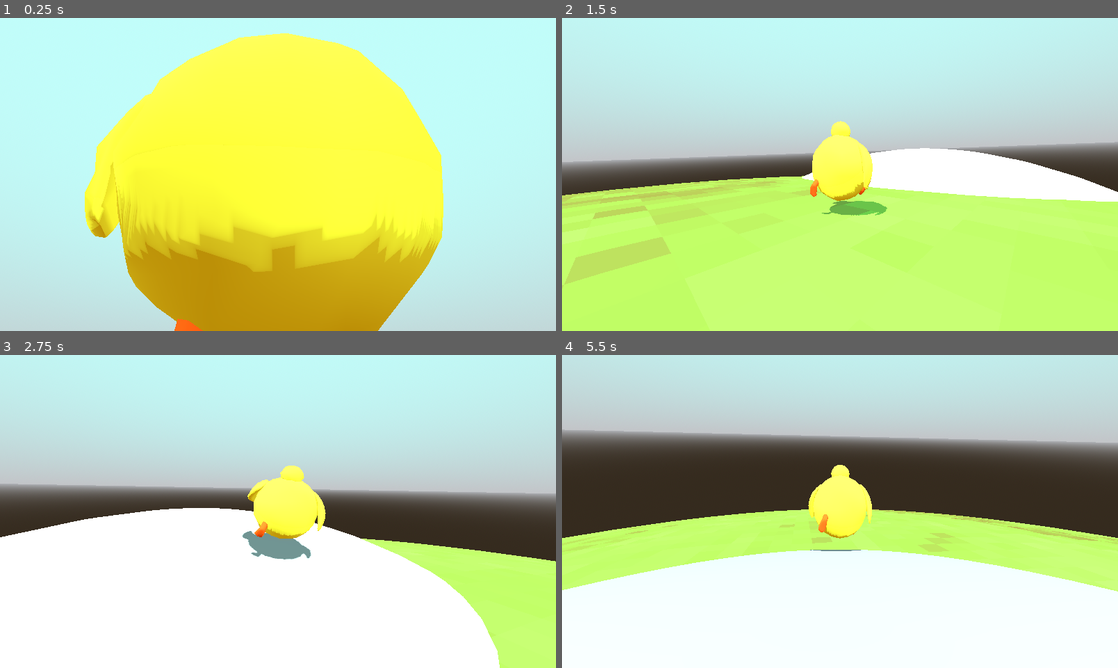
Above: before the commit, frames 1-4 (two rows, left to right).
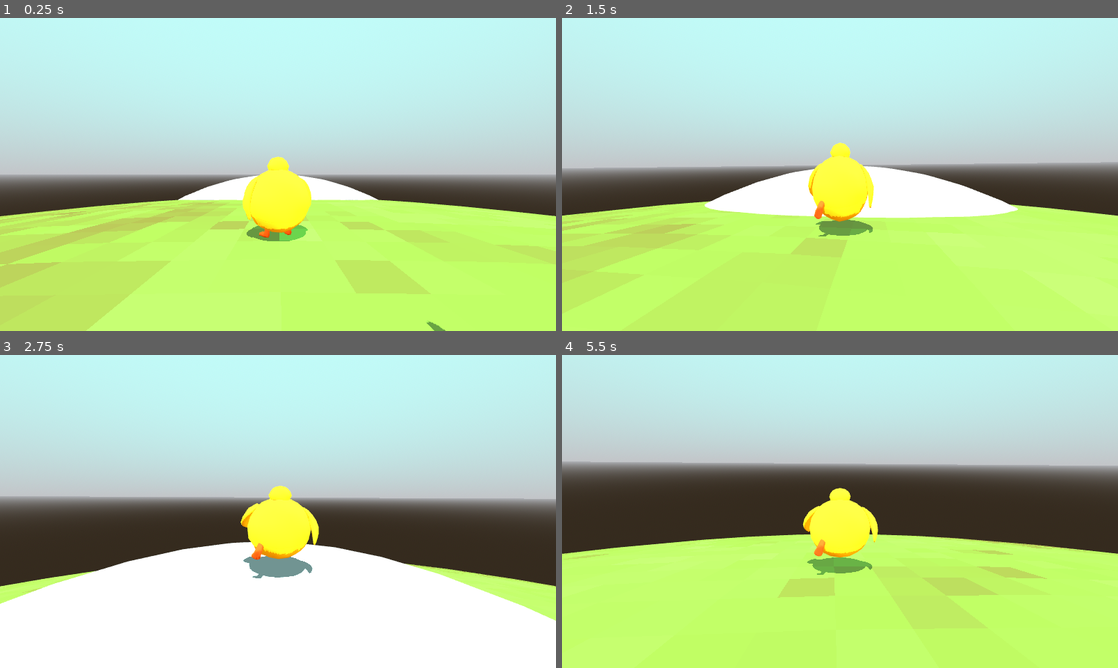
Above: after the commit, the same moments.

Repository: melonboyo/munch-planet
Game: Godot game, scene res://TEST.tscn
Two runs of this game, one before a commit and one after it. Both use one fixed random seed, a clock stepped at 60 frames per second and the inputs below.
Inputs (mouse positions are in pixels of both pictures, inside the frame that each line leads up to):
- Up to frame 1 (0.25 s): no input
- Up to frame 2 (1.5 s): move the mouse to (867, 174) at 0.52 s; hold W (move_up) from 0.53 s (still down); click (867, 174) at 0.67 s; move the mouse to (812, 174) at 1.27 s; click (812, 174) at 1.42 s
- Up to frame 3 (2.75 s): keep holding W (move_up); move the mouse to (289, 505) at 2.02 s; click (289, 505) at 2.17 s
- Up to frame 4 (5.5 s): keep holding W (move_up); move the mouse to (834, 517) at 2.77 s; click (834, 517) at 2.92 s; move the mouse to (878, 514) at 3.52 s; click (878, 514) at 3.67 s; move the mouse to (795, 508) at 4.27 s; click (795, 508) at 4.42 s; move the mouse to (845, 511) at 5.02 s; click (845, 511) at 5.17 s

The runs differ from the first frame. In frame 1, 76% of the frame differs, in the area x 0-100%, y 4-100%; in frame 2, 20%; in frame 3, 21%; in frame 4, 55%.

Commit message:
Modelled a munchme and made him jiggle

Diff:
--- a/Muncher/Camera.gd
+++ b/Muncher/Camera.gd
@@ -11,7 +11,7 @@
 @export_range(0.0, 1.0) var look_input_deadzone: float = 0.1
 
 var focus_point: Vector3
-var orbit_angles: Vector2 = Vector2(45.0, 0.0):
+var orbit_angles: Vector2 = Vector2(0.0, 0.0):
 	set(value):
 		orbit_angles = value
 		orbit_angles.x = clamp(orbit_angles.x, max_vertical_angle, min_vertical_angle)
@@ -45,7 +45,7 @@
 	up_axis = focus.global_position.normalized()
 	rotation_degrees = Vector3(orbit_angles.x, orbit_angles.y, 0.0)
 	orbit_rotation = Quaternion.from_euler(Vector3(deg_to_rad(orbit_angles.x), deg_to_rad(orbit_angles.y), 0.0))
-	focus_point = focus.global_position + up_axis * 1.2
+	focus_point = focus.global_position + up_axis * 1.8
 
 	gravity_alignment = from_to_rotation(Vector3.UP, up_axis) * gravity_alignment
 	var look_rotation: Quaternion = gravity_alignment * orbit_rotation
@@ -56,17 +56,17 @@
 func _unhandled_input(event):
 	if event is InputEventMouseMotion:
 		if not invert_look_x:
-			input.x += event.relative.y
+			input.x += event.relative.y * 0.2
 		else:
-			input.x += -event.relative.y
+			input.x += -event.relative.y * 0.2
 		if not invert_look_y:
-			input.y += event.relative.x
+			input.y += event.relative.x * 0.2
 		else:
-			input.y += -event.relative.x
+			input.y += -event.relative.x * 0.2
 
 
 func _physics_process(delta):
-	focus_point = focus.global_position + up_axis * 1.2
+	focus_point = focus.global_position + up_axis * 1.8
 	up_axis = focus_point.normalized()
 
 	# Update gravity alignment
--- a/Muncher/Player.gd
+++ b/Muncher/Player.gd
@@ -66,7 +66,7 @@
 		# Stick to floor
 		gravity_velocity = -floor_normal * 2.8
 	else:
-		floor_normal = up_direction
+#		floor_normal = up_direction
 		steps_since_grounded += 1
 		gravity_velocity += -up_direction * gravity * delta
 
--- a/Muncher/muncher_camera.tscn
+++ b/Muncher/muncher_camera.tscn
@@ -8,7 +8,7 @@
 [node name="CameraPivot" type="Node3D"]
 script = ExtResource("1_sofu5")
 focus_path = NodePath("../Muncher")
-min_vertical_angle = 20.0
+min_vertical_angle = -2.0
 max_vertical_angle = 89.0
 up_alignment_speed = 10.0
 
--- a/Muncher/muncher_model.gd
+++ b/Muncher/muncher_model.gd
@@ -11,6 +11,7 @@
 		var count = anim_track.get_track_count() # get number of tracks (bones in your case)
 		for i in count:
 			anim_track.track_set_interpolation_type(i, 0) # change interpolation mode for every track
+#			print(anim_track.track_get_interpolation_type(i))
 #	var anim_track_1 = anim.get_animation("Run") # get the Animation that you are interested in (change "default" to your Animation's name)
 
 #		print(anim_track_1.track_get_interpolation_type(i))
--- a/Muncher/muncher_model.tscn
+++ b/Muncher/muncher_model.tscn
@@ -1,9 +1,9 @@
-[gd_scene load_steps=11 format=3 uid="uid://byqxhfjpv5fey"]
+[gd_scene load_steps=12 format=3 uid="uid://byqxhfjpv5fey"]
 
 [ext_resource type="PackedScene" uid="uid://bofgx4ionr17s" path="res://models/muncher_test.gltf" id="1_3g22p"]
 [ext_resource type="Script" path="res://Muncher/muncher_model.gd" id="2_yv0yo"]
 [ext_resource type="Texture2D" uid="uid://uyff5plgwxle" path="res://models/textures/FaceTexture.png" id="3_eits6"]
-[ext_resource type="Shader" uid="uid://dh5xnuin5gmjj" path="res://Muncher/muncher_head.tres" id="3_s2fbg"]
+[ext_resource type="Shader" uid="uid://dh5xnuin5gmjj" path="res://Shaders/MuncherShader.tres" id="3_pvpmu"]
 
 [sub_resource type="Gradient" id="Gradient_j6y4m"]
 
@@ -18,12 +18,12 @@
 
 [sub_resource type="ShaderMaterial" id="ShaderMaterial_rhw1q"]
 render_priority = 0
-shader = ExtResource("3_s2fbg")
+shader = ExtResource("3_pvpmu")
 shader_parameter/VertexVariationDisplacement = 0.06
 shader_parameter/VertexVariationFrequency = 0.785
 shader_parameter/NumberOfVertexVariations = 5
 shader_parameter/RandomPrimeSeed = 5393
-shader_parameter/Albedo = Color(0.803922, 0.941176, 0.305882, 1)
+shader_parameter/Albedo = Color(0.94902, 0.890196, 0.215686, 1)
 shader_parameter/Roughness = 1.0
 shader_parameter/Specular = 0.152
 shader_parameter/LightBlendColor = Color(1, 0.735861, 0.618202, 1)
@@ -31,13 +31,16 @@
 shader_parameter/VertexVariationNoise = SubResource("NoiseTexture2D_gq7rm")
 shader_parameter/FaceTexture = ExtResource("3_eits6")
 
+[sub_resource type="ShaderMaterial" id="ShaderMaterial_0nvi5"]
+
 [sub_resource type="NoiseTexture2D" id="NoiseTexture2D_8yt8x"]
 color_ramp = SubResource("Gradient_j6y4m")
 noise = SubResource("FastNoiseLite_5y2og")
 
 [sub_resource type="ShaderMaterial" id="ShaderMaterial_m1076"]
 render_priority = 0
-shader = ExtResource("3_s2fbg")
+next_pass = SubResource("ShaderMaterial_0nvi5")
+shader = ExtResource("3_pvpmu")
 shader_parameter/VertexVariationDisplacement = 0.04
 shader_parameter/VertexVariationFrequency = 0.785
 shader_parameter/NumberOfVertexVariations = 5
--- /dev/null
+++ b/Munchme/Munchme.tscn
@@ -0,0 +1,8 @@
+[gd_scene load_steps=2 format=3 uid="uid://c6er7j0s48ko1"]
+
+[ext_resource type="PackedScene" uid="uid://bbqfs20tqvvea" path="res://Munchme/munchme_1.tscn" id="1_12xms"]
+
+[node name="Munchme" type="Node3D"]
+
+[node name="munchme1" parent="." instance=ExtResource("1_12xms")]
+transform = Transform3D(0.263472, 0, 0, 0, 0.263472, 0, 0, 0, 0.263472, 0, 0, 0)
--- /dev/null
+++ b/Munchme/munchme.gd
@@ -0,0 +1,15 @@
+extends Resource
+class_name MunchmeResource
+
+
+enum Mood {
+	Sad,
+	Happy,
+	Angry,
+	Bored,
+}
+
+
+@export var max_health: int = 100
+
+var health = max_health
--- /dev/null
+++ b/Munchme/munchme_1.tscn
@@ -0,0 +1,68 @@
+[gd_scene load_steps=8 format=3 uid="uid://bbqfs20tqvvea"]
+
+[ext_resource type="PackedScene" uid="uid://dqxm2xdjytd3v" path="res://models/munchmes/munchme1.gltf" id="1_vlt5c"]
+[ext_resource type="Script" path="res://Muncher/muncher_model.gd" id="2_1tp24"]
+[ext_resource type="Shader" uid="uid://dh5xnuin5gmjj" path="res://Shaders/MuncherShader.tres" id="3_itquw"]
+[ext_resource type="Texture2D" uid="uid://ks2xnrmraktq" path="res://Munchme/Faces/face1.png" id="4_0el4i"]
+
+[sub_resource type="FastNoiseLite" id="FastNoiseLite_bj2xq"]
+frequency = 0.0265
+
+[sub_resource type="NoiseTexture2D" id="NoiseTexture2D_263ks"]
+width = 128
+height = 128
+in_3d_space = true
+seamless = true
+seamless_blend_skirt = 0.4
+noise = SubResource("FastNoiseLite_bj2xq")
+
+[sub_resource type="ShaderMaterial" id="ShaderMaterial_0a2el"]
+render_priority = 0
+shader = ExtResource("3_itquw")
+shader_parameter/VertexVariationDisplacement = 0.05
+shader_parameter/VertexVariationFrequency = 2.355
+shader_parameter/NumberOfVertexVariations = 5
+shader_parameter/RandomPrimeSeed = 5393
+shader_parameter/Albedo = Color(0.815686, 0.219608, 0.278431, 1)
+shader_parameter/Roughness = 0.805
+shader_parameter/Specular = 0.26
+shader_parameter/LightBlendColor = Color(1, 0.735861, 0.618202, 1)
+shader_parameter/LightBlendColor2 = Color(0.381338, 0.121407, 0.069228, 1)
+shader_parameter/VertexVariationNoise = SubResource("NoiseTexture2D_263ks")
+
+[node name="munchme1" instance=ExtResource("1_vlt5c")]
+script = ExtResource("2_1tp24")
+
+[node name="Skeleton3D" parent="Armature" index="0"]
+bones/0/rotation = Quaternion(0, 1, 0, -1.94707e-07)
+bones/7/rotation = Quaternion(-1.96089e-07, -1.58491e-07, -0.854972, 0.518673)
+bones/7/scale = Vector3(1.03093, 0.940901, 1.03093)
+bones/8/position = Vector3(1.29052, 0.141607, 1.26861e-07)
+bones/9/rotation = Quaternion(-1.98885e-07, 1.03091e-07, 0.847099, 0.531435)
+bones/9/scale = Vector3(1.05845, 0.892608, 1.05845)
+bones/10/position = Vector3(-1.27246, 0.168691, -3.15354e-08)
+bones/11/rotation = Quaternion(-0.00354617, 0.00850504, 0.990794, -0.135063)
+bones/11/scale = Vector3(0.920832, 1.17934, 0.920832)
+bones/12/position = Vector3(0.749501, -0.809503, 0.0288903)
+bones/13/rotation = Quaternion(0.00354615, 0.00850502, 0.990794, 0.135063)
+bones/13/scale = Vector3(0.920833, 1.17934, 0.920832)
+bones/14/position = Vector3(-0.749501, -0.809503, 0.0288902)
+
+[node name="Body" parent="Armature/Skeleton3D" index="0"]
+transform = Transform3D(1.68103, 0, 0, 0, 1.68103, 0, 0, 0, 1.68103, 0, 0, 0)
+surface_material_override/0 = SubResource("ShaderMaterial_0a2el")
+
+[node name="BoneAttachment3D" type="BoneAttachment3D" parent="Armature/Skeleton3D" index="1"]
+transform = Transform3D(-1, 2.65326e-08, -5.99044e-07, -2.23345e-08, 0.996679, 0.081428, 5.99215e-07, 0.081428, -0.996679, 0, 0.694883, 0)
+bone_name = "Head"
+bone_idx = 2
+
+[node name="Sprite3D" type="Sprite3D" parent="Armature/Skeleton3D/BoneAttachment3D" index="0"]
+transform = Transform3D(1, -2.19991e-07, 3.14768e-08, 2.16346e-07, 0.931323, -0.364194, 5.08041e-08, 0.364194, 0.931323, 4.71725e-07, 0.585745, -0.761518)
+pixel_size = 0.0371
+texture_filter = 0
+texture = ExtResource("4_0el4i")
+
+[node name="AnimationPlayer" parent="." index="1"]
+autoplay = "Wriggle"
+speed_scale = 4.0
--- a/Muncher/muncher_head.tres
+++ b/Shaders/MuncherShader.tres
@@ -444,7 +444,6 @@
 
 }
 "
-graph_offset = Vector2(-228.706, -83.5624)
 nodes/vertex/0/position = Vector2(840, 220)
 nodes/vertex/2/node = SubResource("VisualShaderNodeTexture2DParameter_tum66")
 nodes/vertex/2/position = Vector2(-1360, 1240)
@@ -490,7 +489,7 @@
 nodes/vertex/52/position = Vector2(-560, 980)
 nodes/vertex/56/node = SubResource("VisualShaderNodeIntParameter_roxrn")
 nodes/vertex/56/position = Vector2(-880, 320)
-nodes/vertex/connections = PackedInt32Array(2, 0, 3, 2, 10, 0, 11, 0, 7, 0, 17, 0, 22, 0, 11, 1, 11, 0, 0, 0, 18, 0, 14, 0, 36, 0, 17, 1, 39, 0, 3, 0, 40, 0, 14, 1, 37, 0, 41, 0, 44, 0, 45, 0, 45, 0, 46, 0, 46, 0, 47, 0, 14, 0, 22, 0, 17, 0, 50, 0, 50, 0, 37, 0, 51, 0, 37, 1, 51, 0, 45, 1, 47, 0, 22, 1, 3, 0, 52, 0, 52, 0, 47, 1, 41, 0, 44, 0, 56, 0, 44, 1)
+nodes/vertex/connections = PackedInt32Array(2, 0, 3, 2, 10, 0, 11, 0, 7, 0, 17, 0, 22, 0, 11, 1, 18, 0, 14, 0, 36, 0, 17, 1, 39, 0, 3, 0, 40, 0, 14, 1, 37, 0, 41, 0, 44, 0, 45, 0, 45, 0, 46, 0, 46, 0, 47, 0, 14, 0, 22, 0, 17, 0, 50, 0, 50, 0, 37, 0, 51, 0, 37, 1, 51, 0, 45, 1, 47, 0, 22, 1, 3, 0, 52, 0, 52, 0, 47, 1, 41, 0, 44, 0, 56, 0, 44, 1, 11, 0, 0, 0)
 nodes/fragment/2/node = SubResource("VisualShaderNodeColorParameter_hr4ay")
 nodes/fragment/2/position = Vector2(-840, 320)
 nodes/fragment/3/node = SubResource("VisualShaderNodeTexture2DParameter_ad0ho")
--- a/Muncher/ScreenShader.gdshader
+++ b/Shaders/ScreenShader.gdshader
@@ -16,8 +16,8 @@
 uniform bool color_use_laplace = false; // Sets color edges to use the laplace operator instead of sobel
 uniform bool use_bg_texture = false; // Sets shader to use render the BG behind the edges
 
-uniform sampler2D depth_texture : source_color, hint_depth_texture, repeat_disable, filter_linear_mipmap;
-uniform sampler2D screen_texture : source_color, hint_screen_texture, repeat_disable, filter_linear_mipmap;
+uniform sampler2D depth_texture : source_color, hint_depth_texture, repeat_disable, filter_linear;
+uniform sampler2D screen_texture : source_color, hint_screen_texture, repeat_disable, filter_linear;
 
 varying mat4 CAMERA;
 
--- /dev/null
+++ b/Shaders/WobbleShader.tres
@@ -0,0 +1,252 @@
+[gd_resource type="VisualShader" load_steps=23 format=3 uid="uid://xllo2c5lggvc"]
+
+[sub_resource type="VisualShaderNodeInput" id="VisualShaderNodeInput_nhjeo"]
+input_name = "vertex"
+
+[sub_resource type="VisualShaderNodeVectorOp" id="VisualShaderNodeVectorOp_s8201"]
+
+[sub_resource type="VisualShaderNodeVectorOp" id="VisualShaderNodeVectorOp_giw00"]
+operator = 2
+
+[sub_resource type="VisualShaderNodeFloatOp" id="VisualShaderNodeFloatOp_flbua"]
+operator = 2
+
+[sub_resource type="VisualShaderNodeInput" id="VisualShaderNodeInput_r4r4a"]
+input_name = "normal"
+
+[sub_resource type="VisualShaderNodeTexture2DParameter" id="VisualShaderNodeTexture2DParameter_tum66"]
+parameter_name = "VertexVariationNoise"
+texture_filter = 4
+texture_repeat = 1
+
+[sub_resource type="VisualShaderNodeVectorOp" id="VisualShaderNodeVectorOp_va47y"]
+operator = 2
+
+[sub_resource type="VisualShaderNodeTexture" id="VisualShaderNodeTexture_4bkfi"]
+output_port_for_preview = 0
+source = 5
+
+[sub_resource type="VisualShaderNodeFloatParameter" id="VisualShaderNodeFloatParameter_kbxd0"]
+parameter_name = "VertexVariationFrequency"
+hint = 1
+max = 3.0
+default_value_enabled = true
+default_value = 1.0
+
+[sub_resource type="VisualShaderNodeMultiplyAdd" id="VisualShaderNodeMultiplyAdd_ai4os"]
+default_input_values = [0, 0.0, 1, 7.0, 2, 0.0]
+
+[sub_resource type="VisualShaderNodeInput" id="VisualShaderNodeInput_mjsf7"]
+input_name = "normal"
+
+[sub_resource type="VisualShaderNodeFloatParameter" id="VisualShaderNodeFloatParameter_brh18"]
+parameter_name = "VertexVariationDisplacement"
+hint = 1
+max = 10.0
+default_value_enabled = true
+default_value = 0.2
+
+[sub_resource type="VisualShaderNodeFloatFunc" id="VisualShaderNodeFloatFunc_ficdo"]
+output_port_for_preview = 0
+function = 16
+
+[sub_resource type="VisualShaderNodeFloatOp" id="VisualShaderNodeFloatOp_mblcb"]
+default_input_values = [0, 0.0, 1, 5393.0]
+operator = 2
+
+[sub_resource type="VisualShaderNodeFloatOp" id="VisualShaderNodeFloatOp_xpqo4"]
+default_input_values = [0, 0.0, 1, 7.0]
+operator = 4
+
+[sub_resource type="VisualShaderNodeRemap" id="VisualShaderNodeRemap_07ypv"]
+output_port_for_preview = 0
+default_input_values = [1, 0.0, 2, 4.0, 3, 0.0, 4, 1.0]
+
+[sub_resource type="VisualShaderNodeFloatOp" id="VisualShaderNodeFloatOp_qlbai"]
+default_input_values = [0, 0.0, 1, 7741.0]
+operator = 2
+
+[sub_resource type="VisualShaderNodeFloatOp" id="VisualShaderNodeFloatOp_omipf"]
+default_input_values = [0, 0.0, 1, 1.0]
+operator = 4
+
+[sub_resource type="VisualShaderNodeIntParameter" id="VisualShaderNodeIntParameter_x46py"]
+parameter_name = "NumberOfVertexVariations"
+default_value_enabled = true
+default_value = 5
+
+[sub_resource type="VisualShaderNodeMultiplyAdd" id="VisualShaderNodeMultiplyAdd_u1kvw"]
+default_input_values = [0, 0.0, 1, 2.0, 2, -1.0]
+
+[sub_resource type="VisualShaderNodeIntParameter" id="VisualShaderNodeIntParameter_roxrn"]
+parameter_name = "RandomPrimeSeed"
+default_value_enabled = true
+default_value = 5393
+
+[sub_resource type="VisualShaderNodeInput" id="VisualShaderNodeInput_vbx5n"]
+input_name = "time"
+
+[resource]
+code = "shader_type spatial;
+render_mode blend_mix, depth_draw_opaque, cull_back, diffuse_lambert, specular_schlick_ggx;
+
+uniform float VertexVariationDisplacement : hint_range(0, 10) = 0.20000000298023;
+uniform float VertexVariationFrequency : hint_range(0, 3) = 1;
+uniform int NumberOfVertexVariations = 5;
+uniform int RandomPrimeSeed = 5393;
+uniform sampler2D VertexVariationNoise : filter_linear_mipmap, repeat_enable;
+
+
+
+void vertex() {
+// Input:10
+	vec3 n_out10p0 = VERTEX;
+
+
+// Input:18
+	vec3 n_out18p0 = NORMAL;
+
+
+// FloatParameter:40
+	float n_out40p0 = VertexVariationDisplacement;
+
+
+// VectorOp:14
+	vec3 n_out14p0 = n_out18p0 * vec3(n_out40p0);
+
+
+// Input:7
+	float n_out7p0 = TIME;
+
+
+// FloatParameter:36
+	float n_out36p0 = VertexVariationFrequency;
+
+
+// FloatOp:17
+	float n_out17p0 = n_out7p0 * n_out36p0;
+
+
+// FloatOp:50
+	float n_in50p1 = 1.00000;
+	float n_out50p0 = mod(n_out17p0, n_in50p1);
+
+
+// IntParameter:51
+	int n_out51p0 = NumberOfVertexVariations;
+
+
+// MultiplyAdd:37
+	float n_in37p2 = 0.00000;
+	float n_out37p0 = fma(n_out50p0, float(n_out51p0), n_in37p2);
+
+
+// FloatFunc:41
+	float n_out41p0 = ceil(n_out37p0);
+
+
+// IntParameter:56
+	int n_out56p0 = RandomPrimeSeed;
+
+
+// FloatOp:44
+	float n_out44p0 = n_out41p0 * float(n_out56p0);
+
+
+// FloatOp:45
+	float n_out45p0 = mod(n_out44p0, float(n_out51p0));
+
+
+	float n_out46p0;
+// Remap:46
+	float n_in46p1 = 0.00000;
+	float n_in46p2 = 4.00000;
+	float n_in46p3 = 0.00000;
+	float n_in46p4 = 1.00000;
+	{
+		float __input_range = n_in46p2 - n_in46p1;
+		float __output_range = n_in46p4 - n_in46p3;
+		n_out46p0 = n_in46p3 + __output_range * ((n_out45p0 - n_in46p1) / __input_range);
+	}
+
+
+// Input:39
+	vec3 n_out39p0 = NORMAL;
+
+
+	vec4 n_out3p0;
+// Texture2D:3
+	n_out3p0 = texture(VertexVariationNoise, vec2(n_out39p0.xy));
+
+
+// MultiplyAdd:52
+	float n_in52p1 = 2.00000;
+	float n_in52p2 = -1.00000;
+	float n_out52p0 = fma(n_out3p0.x, n_in52p1, n_in52p2);
+
+
+// FloatOp:47
+	float n_out47p0 = n_out46p0 * n_out52p0;
+
+
+// VectorOp:22
+	vec3 n_out22p0 = n_out14p0 * vec3(n_out47p0);
+
+
+// VectorOp:11
+	vec3 n_out11p0 = n_out10p0 + n_out22p0;
+
+
+// Output:0
+	VERTEX = n_out11p0;
+
+
+}
+"
+nodes/vertex/0/position = Vector2(840, 220)
+nodes/vertex/2/node = SubResource("VisualShaderNodeTexture2DParameter_tum66")
+nodes/vertex/2/position = Vector2(-1360, 1240)
+nodes/vertex/3/node = SubResource("VisualShaderNodeTexture_4bkfi")
+nodes/vertex/3/position = Vector2(-800, 1220)
+nodes/vertex/7/node = SubResource("VisualShaderNodeInput_vbx5n")
+nodes/vertex/7/position = Vector2(-2080, 520)
+nodes/vertex/10/node = SubResource("VisualShaderNodeInput_nhjeo")
+nodes/vertex/10/position = Vector2(80, 20)
+nodes/vertex/11/node = SubResource("VisualShaderNodeVectorOp_s8201")
+nodes/vertex/11/position = Vector2(540, 240)
+nodes/vertex/14/node = SubResource("VisualShaderNodeVectorOp_giw00")
+nodes/vertex/14/position = Vector2(-20, 180)
+nodes/vertex/17/node = SubResource("VisualShaderNodeFloatOp_flbua")
+nodes/vertex/17/position = Vector2(-1720, 600)
+nodes/vertex/18/node = SubResource("VisualShaderNodeInput_r4r4a")
+nodes/vertex/18/position = Vector2(-620, -20)
+nodes/vertex/22/node = SubResource("VisualShaderNodeVectorOp_va47y")
+nodes/vertex/22/position = Vector2(560, 560)
+nodes/vertex/36/node = SubResource("VisualShaderNodeFloatParameter_kbxd0")
+nodes/vertex/36/position = Vector2(-2100, 680)
+nodes/vertex/37/node = SubResource("VisualShaderNodeMultiplyAdd_ai4os")
+nodes/vertex/37/position = Vector2(-1200, 580)
+nodes/vertex/39/node = SubResource("VisualShaderNodeInput_mjsf7")
+nodes/vertex/39/position = Vector2(-1340, 1120)
+nodes/vertex/40/node = SubResource("VisualShaderNodeFloatParameter_brh18")
+nodes/vertex/40/position = Vector2(-420, 280)
+nodes/vertex/41/node = SubResource("VisualShaderNodeFloatFunc_ficdo")
+nodes/vertex/41/position = Vector2(-980, 640)
+nodes/vertex/44/node = SubResource("VisualShaderNodeFloatOp_mblcb")
+nodes/vertex/44/position = Vector2(-540, 580)
+nodes/vertex/45/node = SubResource("VisualShaderNodeFloatOp_xpqo4")
+nodes/vertex/45/position = Vector2(-340, 720)
+nodes/vertex/46/node = SubResource("VisualShaderNodeRemap_07ypv")
+nodes/vertex/46/position = Vector2(-140, 720)
+nodes/vertex/47/node = SubResource("VisualShaderNodeFloatOp_qlbai")
+nodes/vertex/47/position = Vector2(180, 800)
+nodes/vertex/50/node = SubResource("VisualShaderNodeFloatOp_omipf")
+nodes/vertex/50/position = Vector2(-1460, 560)
+nodes/vertex/51/node = SubResource("VisualShaderNodeIntParameter_x46py")
+nodes/vertex/51/position = Vector2(-1640, 280)
+nodes/vertex/52/node = SubResource("VisualShaderNodeMultiplyAdd_u1kvw")
+nodes/vertex/52/position = Vector2(-560, 980)
+nodes/vertex/56/node = SubResource("VisualShaderNodeIntParameter_roxrn")
+nodes/vertex/56/position = Vector2(-880, 320)
+nodes/vertex/connections = PackedInt32Array(2, 0, 3, 2, 10, 0, 11, 0, 7, 0, 17, 0, 22, 0, 11, 1, 11, 0, 0, 0, 18, 0, 14, 0, 36, 0, 17, 1, 39, 0, 3, 0, 40, 0, 14, 1, 37, 0, 41, 0, 44, 0, 45, 0, 45, 0, 46, 0, 46, 0, 47, 0, 14, 0, 22, 0, 17, 0, 50, 0, 50, 0, 37, 0, 51, 0, 37, 1, 51, 0, 45, 1, 47, 0, 22, 1, 3, 0, 52, 0, 52, 0, 47, 1, 41, 0, 44, 0, 56, 0, 44, 1)
+nodes/light/0/position = Vector2(1420, 140)
--- a/TEST.tscn
+++ b/TEST.tscn
@@ -1,11 +1,12 @@
-[gd_scene load_steps=28 format=3 uid="uid://cgni33flxl26p"]
+[gd_scene load_steps=29 format=3 uid="uid://cgni33flxl26p"]
 
 [ext_resource type="Script" path="res://Main.gd" id="1_12yvb"]
 [ext_resource type="PackedScene" uid="uid://c3m5sa6by34tu" path="res://Muncher/muncher.tscn" id="2_b0ky1"]
-[ext_resource type="Shader" uid="uid://bg5ar60o2lhuv" path="res://Muncher/muncher_visual.tres" id="2_gljcf"]
+[ext_resource type="Shader" uid="uid://bg5ar60o2lhuv" path="res://Shaders/Toon3D.tres" id="2_vtr1f"]
 [ext_resource type="PackedScene" uid="uid://cy1uce0rqfbtl" path="res://Muncher/muncher_camera.tscn" id="3_8oj03"]
 [ext_resource type="Script" path="res://Light.gd" id="4_llbt7"]
-[ext_resource type="Shader" path="res://Muncher/ScreenShader.gdshader" id="6_gwije"]
+[ext_resource type="Shader" path="res://Shaders/ScreenShader.gdshader" id="6_gwije"]
+[ext_resource type="PackedScene" uid="uid://c6er7j0s48ko1" path="res://Munchme/Munchme.tscn" id="7_xaxar"]
 
 [sub_resource type="SphereMesh" id="SphereMesh_7lkah"]
 lightmap_size_hint = Vector2i(6285, 3143)
@@ -37,7 +38,7 @@
 
 [sub_resource type="ShaderMaterial" id="ShaderMaterial_bm27g"]
 render_priority = 0
-shader = ExtResource("2_gljcf")
+shader = ExtResource("2_vtr1f")
 shader_parameter/Albedo = Color(1, 1, 1, 1)
 shader_parameter/AlbedoTextureBlend = 1.0
 shader_parameter/LightBlendColor = Color(1, 0.735861, 0.618202, 1)
@@ -74,14 +75,14 @@
 [sub_resource type="ShaderMaterial" id="ShaderMaterial_y7s8r"]
 render_priority = 0
 shader = ExtResource("6_gwije")
-shader_parameter/color_outline_scale = 0.0
-shader_parameter/depth_outline_scale = 2.0
+shader_parameter/color_outline_scale = 2.0
+shader_parameter/depth_outline_scale = 0.0
 shader_parameter/depth_threshold = 2.5
 shader_parameter/depth_multiplier = 1000.0
 shader_parameter/edge_threshold = 0.04
-shader_parameter/max_edge_alpha = 0.955
-shader_parameter/edge_alpha_multiplier = 3.0
-shader_parameter/edge_color = Color(0, 0, 0, 1)
+shader_parameter/max_edge_alpha = 0.94
+shader_parameter/edge_alpha_multiplier = 3.51
+shader_parameter/edge_color = Color(0, 0, 0.0117647, 1)
 shader_parameter/depth_use_laplace = true
 shader_parameter/color_use_laplace = false
 shader_parameter/use_bg_texture = false
@@ -140,7 +141,7 @@
 
 [node name="CameraPivot" parent="." instance=ExtResource("3_8oj03")]
 transform = Transform3D(1, 0, 0, 0, 1, 0, 0, 0, 1, 0, 202, 0)
-min_vertical_angle = 2.0
+min_vertical_angle = -45.0
 max_vertical_angle = 86.0
 
 [node name="DirectionalLight3D" type="DirectionalLight3D" parent="."]
@@ -149,8 +150,8 @@
 light_color = Color(0.960784, 0.960784, 0.960784, 1)
 light_energy = 1.1
 shadow_enabled = true
-shadow_blur = 2.92
 directional_shadow_blend_splits = true
+directional_shadow_max_distance = 120.0
 script = ExtResource("4_llbt7")
 player_path = NodePath("../Muncher")
 
@@ -158,9 +159,11 @@
 environment = SubResource("Environment_df6u4")
 
 [node name="Quad" type="MeshInstance3D" parent="."]
-transform = Transform3D(1, 0, 0, 0, 1, 0, 0, 0, 1, -3.01672, -2.97869, 2.90207)
+transform = Transform3D(1, 0, 0, 0, 1, 0, 0, 0, 1, -2.54653, -2.66747, 3.12407)
 visible = false
+cast_shadow = 0
 extra_cull_margin = 16384.0
+ignore_occlusion_culling = true
 mesh = SubResource("QuadMesh_fehak")
 surface_material_override/0 = SubResource("ShaderMaterial_y7s8r")
 
@@ -206,3 +209,6 @@
 
 [node name="CollisionShape3D" type="CollisionShape3D" parent="Obstacles/MeshInstance3D3/StaticBody3D"]
 shape = SubResource("ConcavePolygonShape3D_rki7l")
+
+[node name="Munchme" parent="." instance=ExtResource("7_xaxar")]
+transform = Transform3D(-0.866025, 0, -0.5, 0, 1, 0, 0.5, 0, -0.866025, 1.87627, 201.835, 5.28738)
--- a/Muncher/ConvertAnimationToNearest.gd
+++ b/models/ConvertAnimationToNearest.gd
@@ -12,8 +12,10 @@
 
 
 func interpolation_change(selection):
-	var anim_track_1 = selection[0].get_animation("Run") # get the Animation that you are interested in (change "default" to your Animation's name)
-	var count = anim_track_1.get_track_count() # get number of tracks (bones in your case)
-	for i in count:
-		anim_track_1.track_set_interpolation_type(i, 0) # change interpolation mode for every track
-		print(anim_track_1.track_get_interpolation_type(i))
+	var anims = selection[0].get_animation_list() # get the Animation that you are interested in (change "default" to your Animation's name)
+	for anim in anims:
+		var anim_track = selection[0].get_animation(anim)
+		var count = anim_track.get_track_count() # get number of tracks (bones in your case)
+		for i in count:
+			anim_track.track_set_interpolation_type(i, 0) # change interpolation mode for every track
+	#		print(anim_track_1.track_get_interpolation_type(i))
--- a/project.godot
+++ b/project.godot
@@ -78,3 +78,10 @@
 [physics]
 
 3d/default_gravity=14.5
+
+[rendering]
+
+textures/canvas_textures/default_texture_filter=0
+lights_and_shadows/directional_shadow/size=8192
+anti_aliasing/quality/msaa_3d=2
+occlusion_culling/use_occlusion_culling=true
Binary file added: Munchme/Faces/face1.png
Not shown, added: Munchme/Faces/face1.png.import
Renamed: Muncher/muncher_visual.tres -> Shaders/Toon3D.tres
Renamed: Muncher/muncher.gdshader -> Shaders/muncher.gdshader
Not shown, added: models/munchmes/munchme1.gltf
Not shown, added: models/munchmes/munchme1.gltf.import
Not shown, changed: models/muncher_real.blend
Not shown, changed: models/muncher_real.blend1
Not shown, added: models/munchmes/munchme1.blend
Not shown, added: models/munchmes/munchme1.blend1
Not shown, added: models/munchmes/munchme1_backup.blend
Not shown, added: models/munchmes/munchme1_backup.blend1
